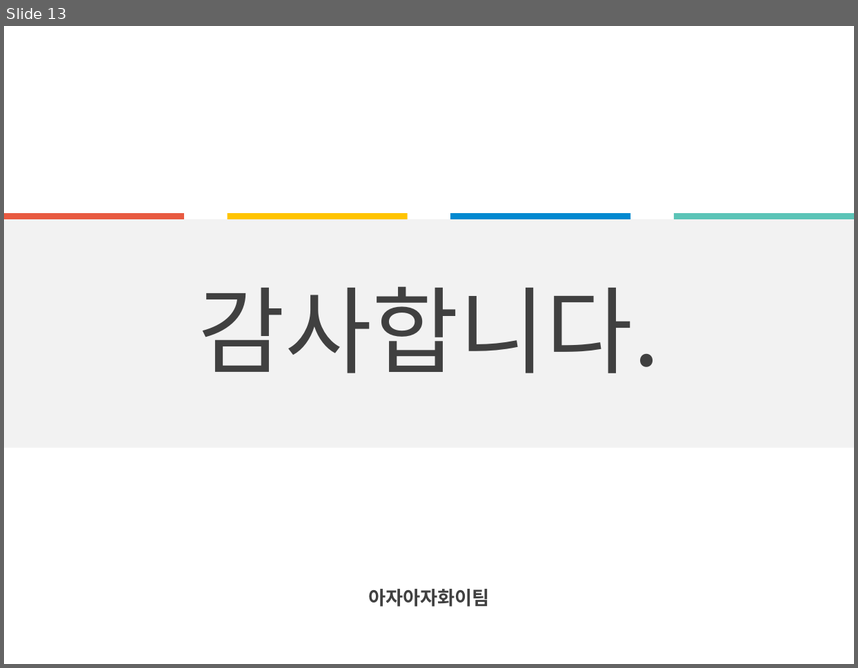
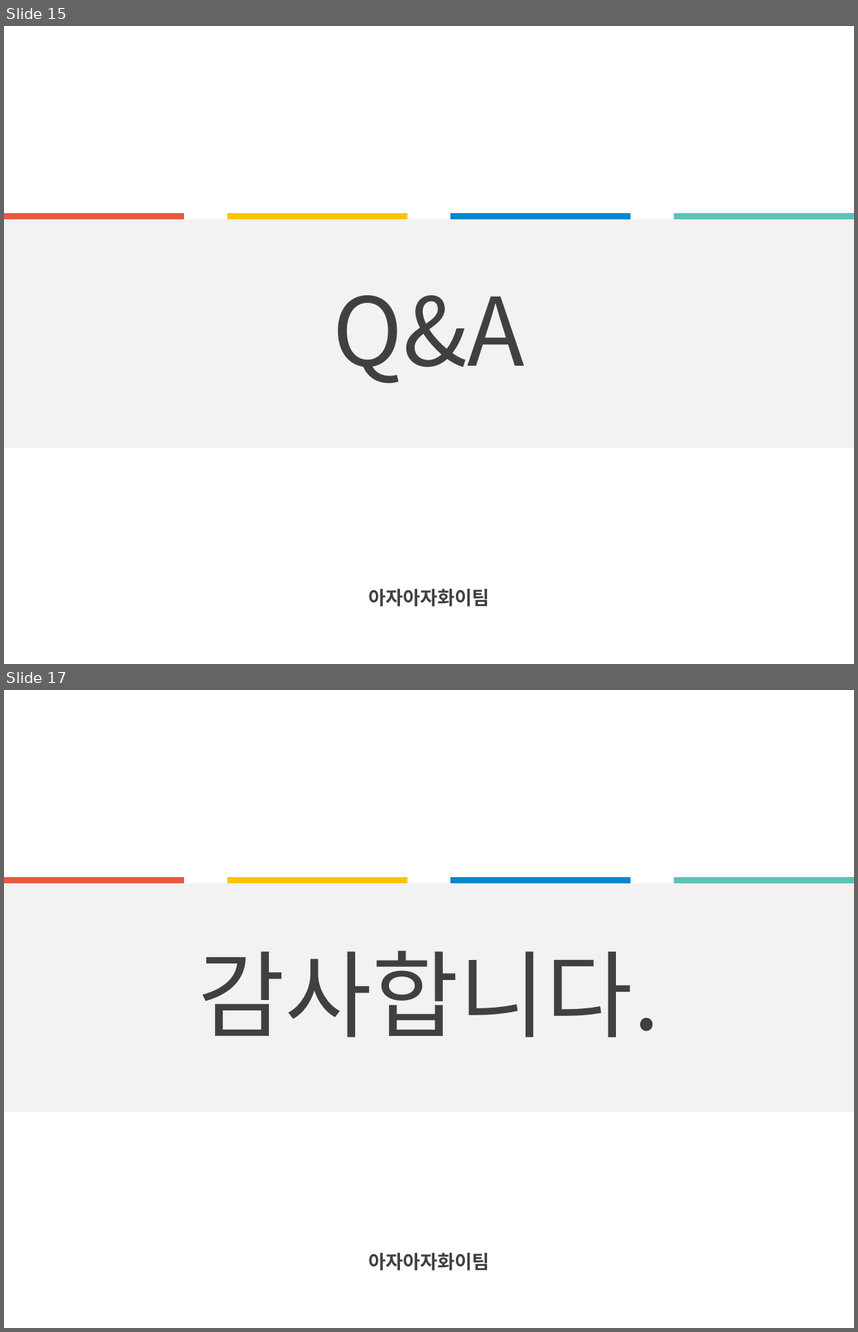
Before and after one commit to amuge92/java2, a slide deck: springT/게임잡지.pptx. Shown one above the other, each under a label of ours: slide 13 before the commit, slides 15 and 17 after it; the slides between them are not shown. The pictures are 858x668 and 858x1332 pixels, drawn with LibreOffice and Linux fonts; fonts in the diff are those of the drawing. Boxes give left, top, right and bottom in pixels: in the first picture for what was removed or moved away, otherwise in the second. Text is boxed around its words. In the diff, an @@ line names an element or a change of style, - is before the commit and + after.

```diff
--- a/springT/게임잡지.pptx
+++ b/springT/게임잡지.pptx
@@ slide 15 added at (4,26,854,664), background #FFFFFF; not listed: 5 template elements that a slide beside it also shows @@
@@ text added at (333,295,525,383), 80 pt, text #404040 @@
+Q&A
@@ text added at (368,588,490,606), 16 pt, text #404040, bold @@
+아자아자화이팀
@@ what was slide 13 is now slide 17 @@
```
Also in this commit, not shown: 9 slides changed, 6 other slides added, 3 slides removed, 19 other files.
